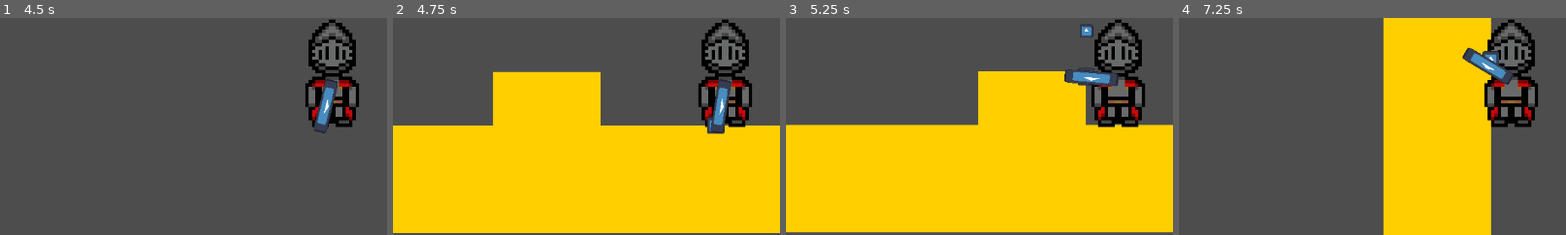
Above: before the commit, frames 1-4 (left to right).
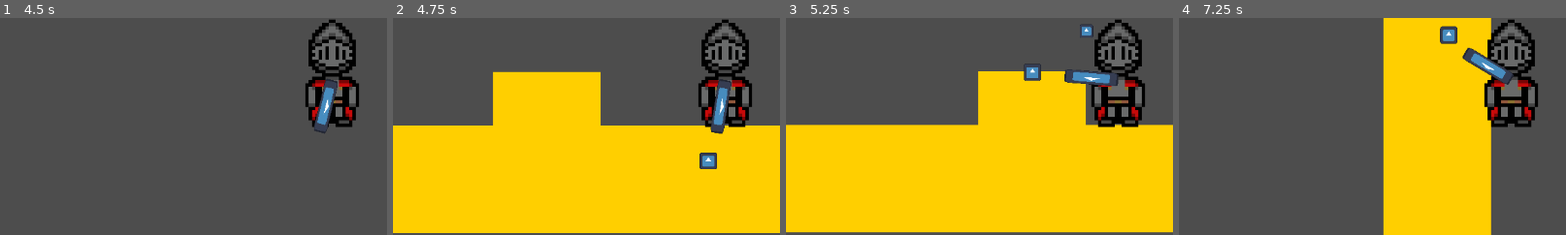
Above: after the commit, the same moments.

Repository: ChaosWaffle1/AIMBOT
Game: Godot game, scene res://scenes/splash_screen.tscn
The game is run twice, just before and just after one commit, with the same random seed, the same clock (stepped at 60 frames per second) and the same inputs. The engine's default icon, where the game draws it, is replaced by a stand-in: a white triangle on a blue panel in a dark square.
Inputs (mouse positions are % of the whole screen's width and height, from its top left):
- Up to frame 1 (4.5 s): tap Enter at 0.5 s; move the mouse to (72, 45) at 0.52 s; press the mouse at (72, 45) at 0.53 s; hold D (right) 0.53-2.03 s; tap W (jump) at 0.77, 1.52, 3.02, 3.77 s; move the mouse to (30, 55) at 1.27 s; release the mouse at (30, 55) at 1.28 s; click (30, 55) at 1.35 s; tap Space at 2 s; move the mouse to (60, 28) at 2.02 s; press the mouse at (60, 28) at 2.03 s; hold A (left) 2.03-2.78 s; move the mouse to (45, 70) at 2.77 s; release the mouse at (45, 70) at 2.78 s; hold D (right) 2.78-4.25 s; click (45, 70) at 2.85 s; move the mouse to (80, 65) at 3.52 s; press the mouse at (80, 65) at 3.53 s; release the mouse at (80, 65) at 4.25 s; click "Start" at 4.25 s
- Up to frame 2 (4.75 s): no input
- Up to frame 3 (5.25 s): move the mouse to (20, 35) at 5.02 s; hold A (left) from 5.03 s (still down); click (20, 35) at 5.1 s
- Up to frame 4 (7.25 s): tap W (jump) at 5.27, 6.77 s; move the mouse to (55, 50) at 5.77 s; release A (left) at 5.78 s; press the mouse at (55, 50) at 5.78 s; hold D (right) 5.78-6.53 s; move the mouse to (35, 25) at 6.52 s; release the mouse at (35, 25) at 6.53 s; hold A (left) from 6.53 s (still down); click (35, 25) at 6.6 s
The pictures show only the part of the screen within x 7-57%, y 25-75%; the shares and areas given below are measured in that part.

Frame 1 is identical in both runs. In frame 2, 0.5% of the frame differs, in the area x 79-86%, y 45-70%; in frame 3, 0.3%; in frame 4, 0.6%, in the area x 67-83%, y 3-22%.

Commit message:
renamed to laser

Diff:
--- a/scenes/gun.tscn
+++ b/scenes/gun.tscn
@@ -15,10 +15,10 @@
 [node name="Barrel" type="Node2D" parent="Pivot"]
 position = Vector2(16, 0)
 
+[node name="LaserPoint" type="RayCast2D" parent="Pivot/Barrel"]
+target_position = Vector2(500, 0)
+
 [node name="Sprite2D" type="Sprite2D" parent="Pivot"]
 position = Vector2(8, 0)
 scale = Vector2(0.125, 0.03125)
 texture = ExtResource("1_gp53h")
-
-[node name="RayCast2D" type="RayCast2D" parent="Pivot"]
-target_position = Vector2(500, 0)
--- a/scripts/gun.gd
+++ b/scripts/gun.gd
@@ -7,7 +7,7 @@
 	$Pivot.look_at(get_global_mouse_position())
 	if Input.is_action_just_pressed("click"):
 		fire()
-	$CollisionPoint.global_position = $Pivot/RayCast2D.get_collision_point()
+	$CollisionPoint.global_position = $Pivot/Barrel/LaserPoint.get_collision_point()
 
 func fire():
 	print("gun fired")
